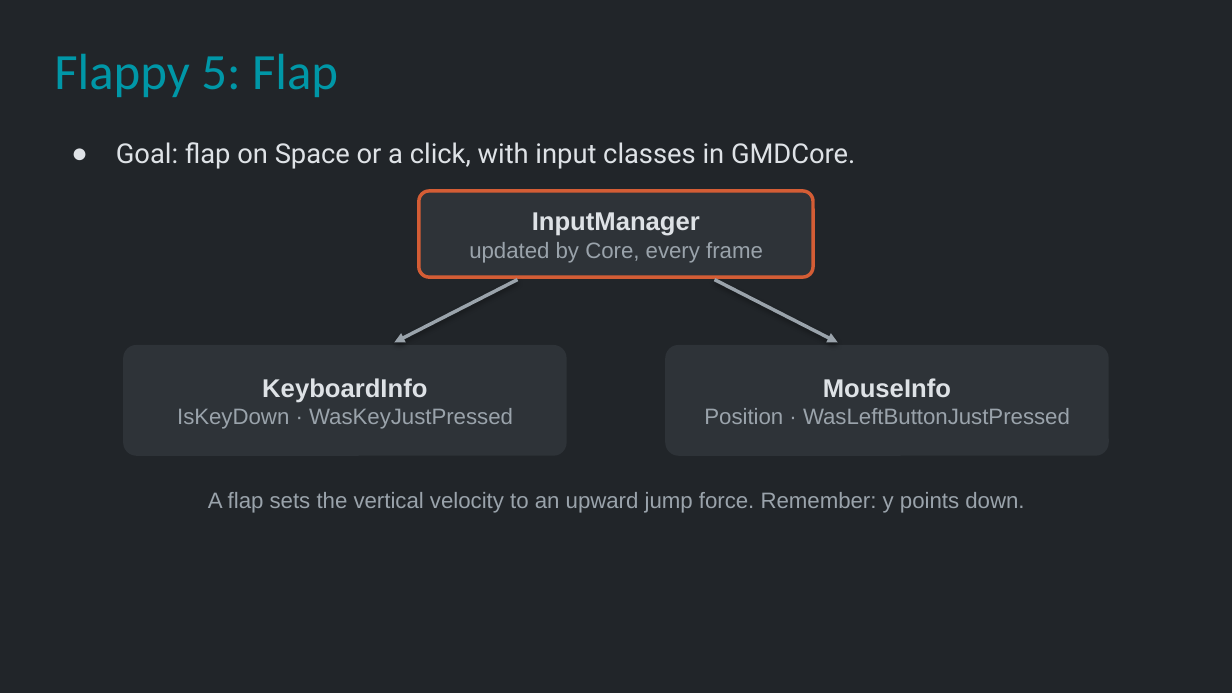
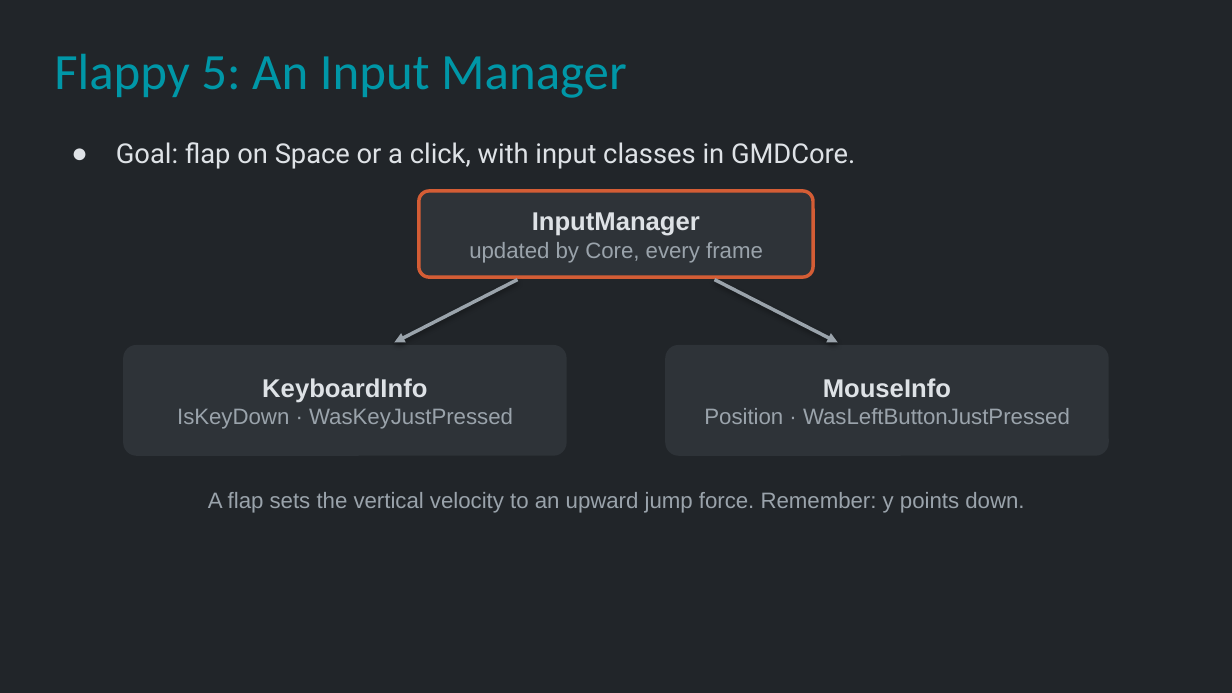
Before and after one commit to Metamate/gar, a slide deck: slide 20 of slides/02 Flappy Bird.pptx. Drawn at 1232x693 pixels with LibreOffice and Linux fonts; fonts in the diff are those of the drawing. Boxes give left, top, right and bottom in pixels: in the first picture for what was removed or moved away, otherwise in the second. Text is boxed around its words. In the diff, an @@ line names an element or a change of style, - is before the commit and + after.

```diff
--- a/slides/02 Flappy Bird.pptx
+++ b/slides/02 Flappy Bird.pptx
@@ title at bbox=[54, 54, 626, 98]: text changed @@
-Flappy 5: Flap
+Flappy 5: An Input Manager
```
Also in this commit, not shown: 12 other slides changed, 1 other file.
